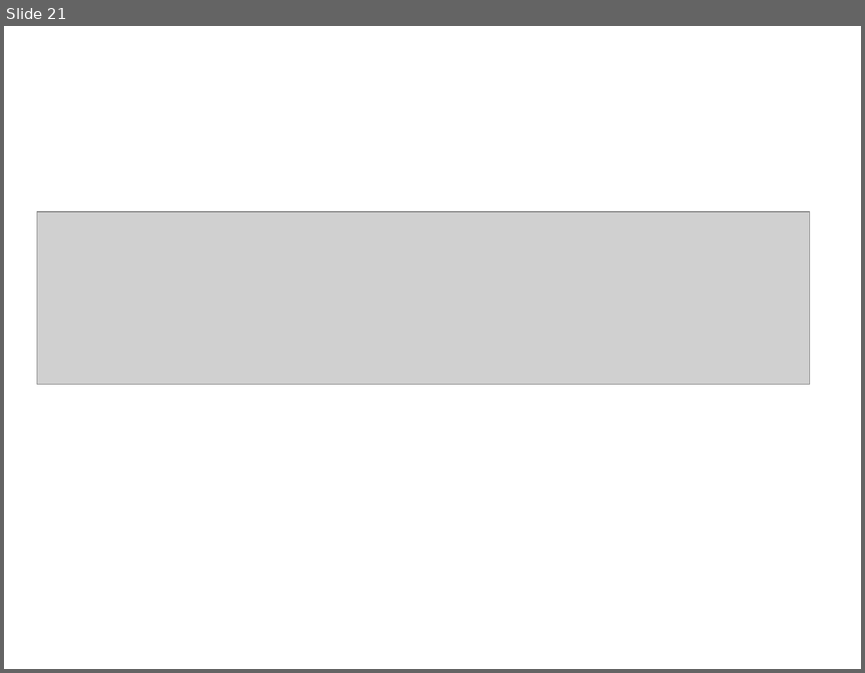
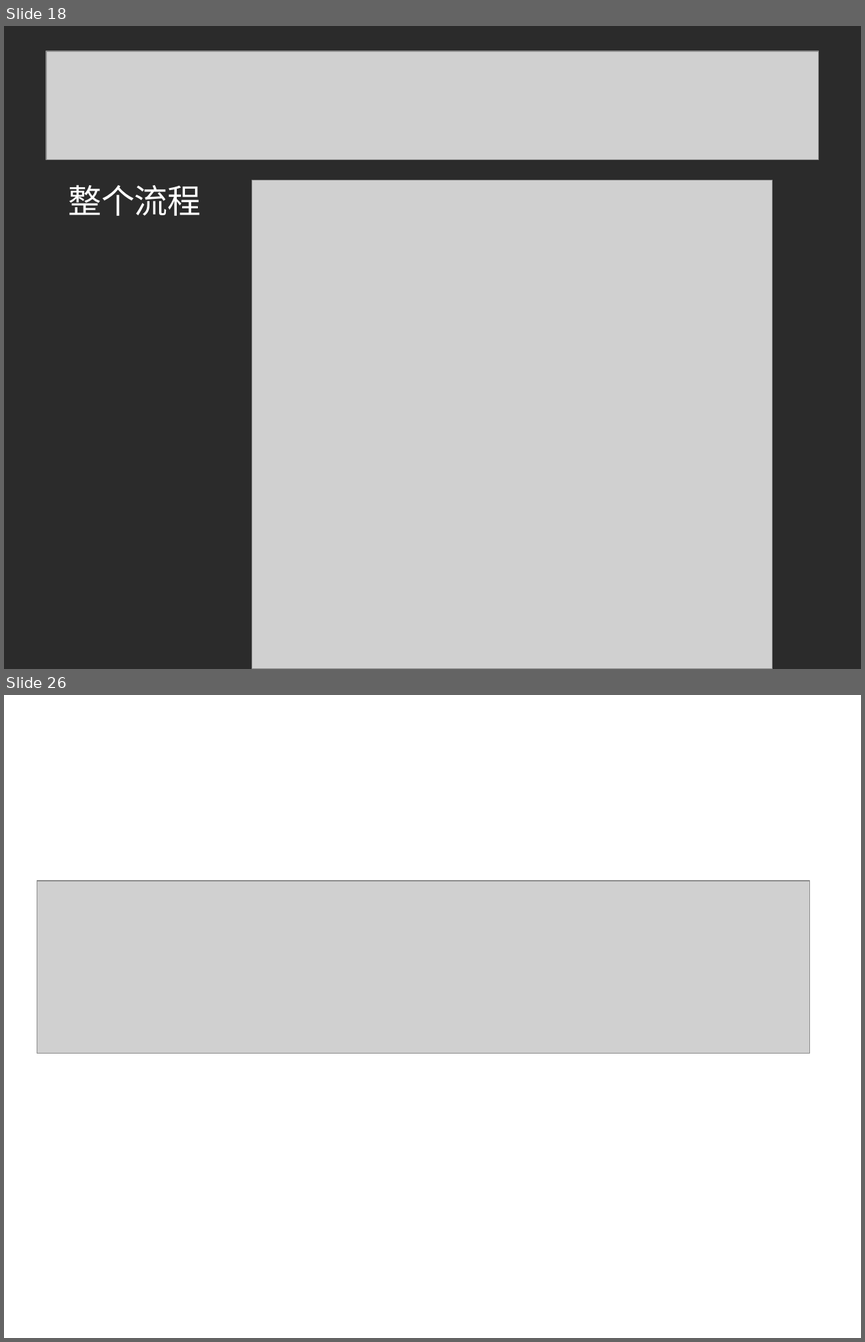
Before and after one commit to linuxsky/sip-alg, a slide deck: design-documents/SIP-ALG解决方案答辩.ppt. Shown one above the other, each under a label of ours: slide 21 before the commit, slides 18 and 26 after it; the slides between them are not shown. The pictures are 865x673 and 865x1342 pixels, drawn with LibreOffice and Linux fonts; fonts in the diff are those of the drawing; grey boxes stand for pictures; background and template pictures are left out; a plain dark background stands for a picture behind light text. Boxes give left, top, right and bottom in pixels: in the first picture for what was removed or moved away, otherwise in the second. Text is boxed around its words. In the diff, an @@ line names an element or a change of style, - is before the commit and + after.

```diff
--- a/design-documents/SIP-ALG解决方案答辩.ppt
+++ b/design-documents/SIP-ALG解决方案答辩.ppt
@@ slide 18 added at <box>4,26,861,669</box>, background picture (left out) @@
@@ picture added at <box>46,51,818,160</box> @@
@@ text added at <box>68,185,201,216</box>, 28 pt, text #FFFFFF @@
+整个流程
@@ picture added at <box>252,180,772,669</box> @@
@@ what was slide 21 is now slide 26 @@
```
Also in this commit, not shown: 2 slides changed, 23 other slides added, 18 slides removed.
